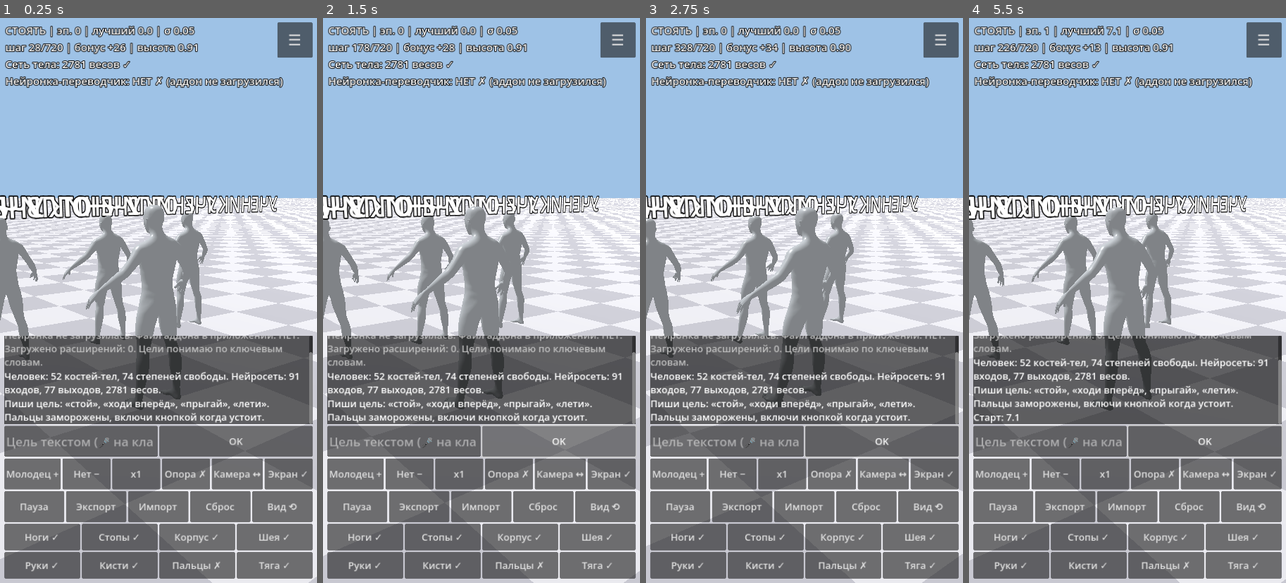
Above: before the commit, frames 1-4 (left to right).
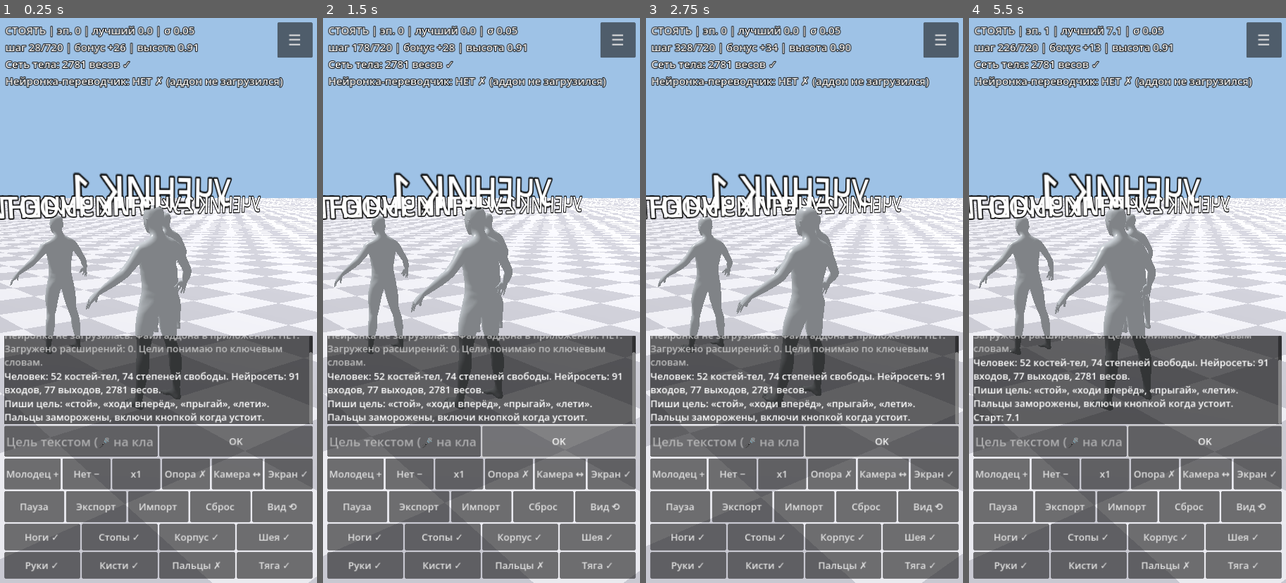
Above: after the commit, the same moments.

Repository: dmitriy2403iskan-star/Testung
Game: Godot game, scene res://sim.tscn
Same seed, same stepped clock (60 frames per second), same inputs: the game is played once before the commit and once after it.
Inputs (mouse positions are in pixels of both pictures, inside the frame that each line leads up to):
- Up to frame 1 (0.25 s): no input
- Up to frame 2 (1.5 s): click "OK" at 0.5 s; click "OK" at 1.25 s
- Up to frame 3 (2.75 s): tap Enter at 2 s; move the mouse to (874, 272) at 2.02 s; hold D from 2.03 s (still down); tap Q at 2.1 s; click (874, 272) at 2.17 s
- Up to frame 4 (5.5 s): release D at 2.75 s; drag from (1064, 328) to (1111, 413) at 2.77 s; move the mouse to (1159, 176) at 3.52 s; hold D 3.53-4.25 s; tap Q at 3.6, 5.1 s; drag from (1111, 413) to (1032, 215) at 4.27 s; move the mouse to (1222, 385) at 5.02 s; hold A from 5.03 s (still down)

The runs differ from the first frame. In frame 1, 8.3% of the frame differs, in the area x 0-88%, y 27-61%; in frame 2, 8.3%; in frame 3, 8.1%; in frame 4, 8.4%.

Commit message:
Fix training machine to show exactly four learners

Diff:
--- a/sim.gd
+++ b/sim.gd
@@ -119,6 +119,12 @@
     _build_world()
     _build_body()
     _build_training_agents()
+    var main_label := Label3D.new()
+    main_label.text = "УЧЕНИК 1"
+    main_label.font_size = 64
+    main_label.outline_size = 10
+    main_label.position = Vector3(0, 1.75, 0)
+    human.add_child(main_label)
     _refresh_active()
     n_in = 17 + n_dof
     n_out = n_dof + 3
@@ -298,7 +304,7 @@
 func _build_training_agents() -> void:
     # Four training slots: one active physical learner + three visual observers.
     # Observers mirror the active pose so the same movement can be judged side-by-side.
-    for i in 4:
+    for i in 3:
         var inst := (load("res://human.glb") as PackedScene).instantiate()
         add_child(inst)
         inst.position = Vector3((i - 1.5) * 1.25, LIFT, 1.8)
@@ -307,7 +313,7 @@
         agent_clones.append(inst)
         agent_skeletons.append(ss)
         var lab := Label3D.new()
-        lab.text = "УЧЕНИК %d" % (i + 1)
+        lab.text = "УЧЕНИК %d" % (i + 2)
         lab.font_size = 64
         lab.outline_size = 10
         lab.modulate = Color(1, 1, 1, 1)
@@ -322,10 +328,10 @@
     for n in agent_skeletons.size():
         var ss: Skeleton3D = agent_skeletons[n]
         var inst: Node3D = agent_clones[n]
-        inst.position = Vector3((n - 1.5) * 1.25, LIFT, 1.8)
+        inst.position = Vector3((n - 1) * 1.5, LIFT, 1.8)
         for k in bodies.size():
             ss.set_bone_global_pose_override(b_bone[k], inv * ((bodies[k] as RigidBody3D).global_transform * (b_offset[k] as Transform3D)), 1.0, true)
-        agent_labels[n].text = "УЧЕНИК %d  %s" % [n + 1, _quality_mark(agent_quality)]
+        agent_labels[n].text = "УЧЕНИК %d  %s" % [n + 2, _quality_mark(agent_quality)]
 
 func _quality_mark(q: float) -> String:
     if q >= 0.82:
